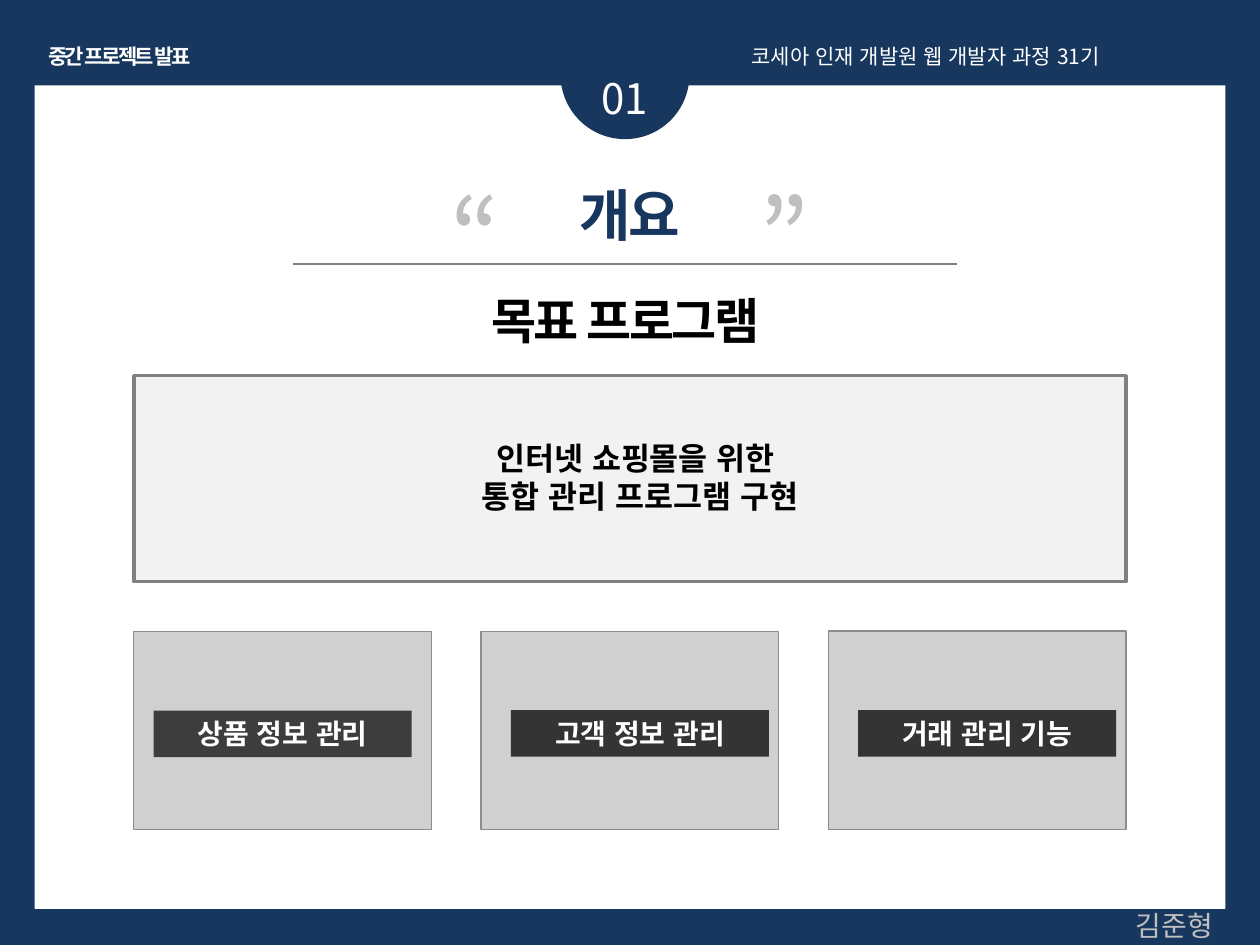
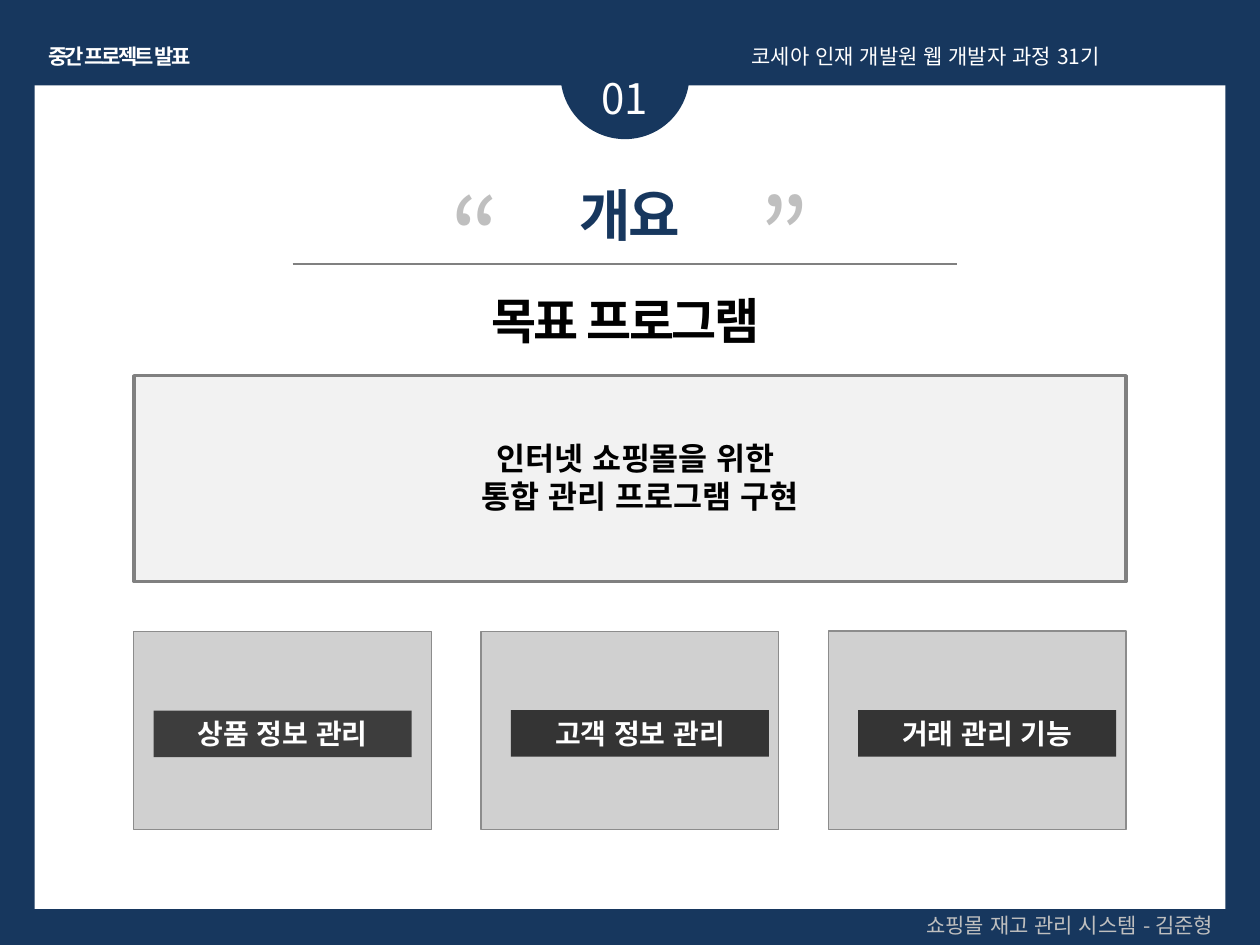
Before and after one commit to Wolfswagen/Kosea_Mid_project, a slide deck: slide 5 of Kosea_Mid_Project/김준형 Project-2nd.pptx. Drawn at 1260x945 pixels with LibreOffice and Linux fonts; fonts in the diff are those of the drawing; grey boxes stand for pictures. Boxes give left, top, right and bottom in pixels: in the first picture for what was removed or moved away, otherwise in the second. Text is boxed around its words. In the diff, an @@ line names an element or a change of style, - is before the commit and + after.

```diff
--- a/Kosea_Mid_Project/김준형 Project-2nd.pptx
+++ b/Kosea_Mid_Project/김준형 Project-2nd.pptx
@@ text added at <box>926,915,1213,935</box>, 12 pt, text #BFBFBF @@
+쇼핑몰 재고 관리 시스템 - 김준형
@@ text removed at <box>1136,908,1213,938</box> @@
-김준형
```
Also in this commit, not shown: 20 other slides changed, 19 other files.
